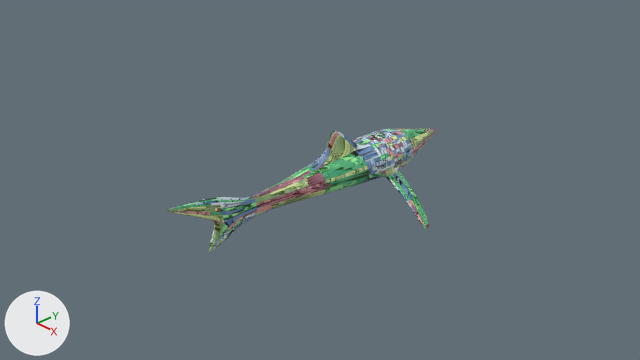
One commit to the Blender file Models/shark/shark.blend: the scene before it, then after it.
Both versions are drawn from the file's camera 'Camera'. Arrows for +X, +Y and +Z are at lower left; the lights stay in place.

Before the edit, the objects in view are built like this:
```python
mat_diff = principled_material('diff')
mat_diff.texture = img_atlas_png
me_cylinder = bpy.data.meshes.new('Cylinder')
me_cylinder.from_pydata(...)  # 496 vertices, 988 faces; spans x -4.2..4.1, y -2.4..2.7, z -12.9..4.6
me_cylinder.materials.append(mat_diff)  # picture img_atlas_png
ob_cylinder = bpy.data.objects.new('Cylinder', me_cylinder)
ob_cylinder.location = (0.0, 1.069, 0.0)
ob_cylinder.rotation_euler = (-1.571, 0.0, 0.0)  # degrees (-90, 0, 0)
ob_cylinder.scale = (0.262, 0.262, 0.262)
_m = ob_cylinder.modifiers.new('Subdivision', 'SUBSURF')
```
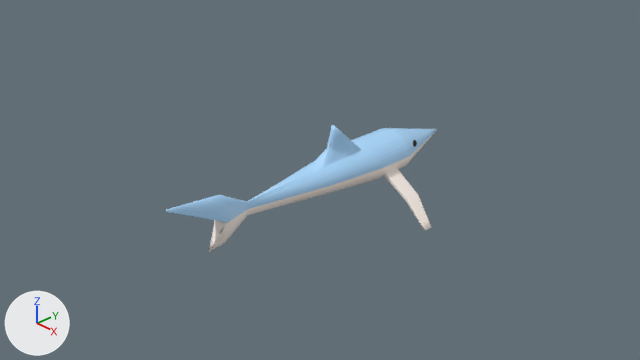
Location of each change, [x1, y1, x2, y2] in pixels of the pictures (640 x 360 px):
'Cylinder', surface changed, reshaped, modifiers changed: before [167, 129, 436, 252]; after [166, 125, 437, 252]
part 1 of me_cylinder, surface changed (green to blue): before [170, 129, 436, 251]; after [209, 126, 436, 252]

What changed in the scene script:
```text
Add img_diff_png:
    img_diff_png = load_image('diff.png', 'Textures/diff.png', 1024, 1024, 'sRGB')
Change mat_diff:
    mat_diff.texture: img_atlas_png -> img_diff_png
Change me_cylinder:
    used by ob_cylinder; location = (0.0, 1.069, 0.0); rotation_euler = (-1.571, 0.0, 0.0), in degrees (-90, 0, 0); scale = (0.262, 0.262, 0.262)
    remove me_cylinder.from_pydata(...)  # 496 vertices, 988 faces; spans x -4.2..4.1, y -2.4..2.7, z -12.9..4.6
    add me_cylinder.from_pydata(...)  # 496 vertices, 545 faces; spans x -4.2..4.1, y -2.4..2.7, z -12.9..4.6
    me_cylinder part 1: 102 kept faces spanning x -4.2..4.1, y -2.4..2.7, z -12.9..4.6 get new texture (UV) coordinates
Change ob_cylinder:
    where _m = ob_cylinder.modifiers.new('Subdivision', 'SUBSURF')
    add _m.subdivision_type = 'SIMPLE'
```
